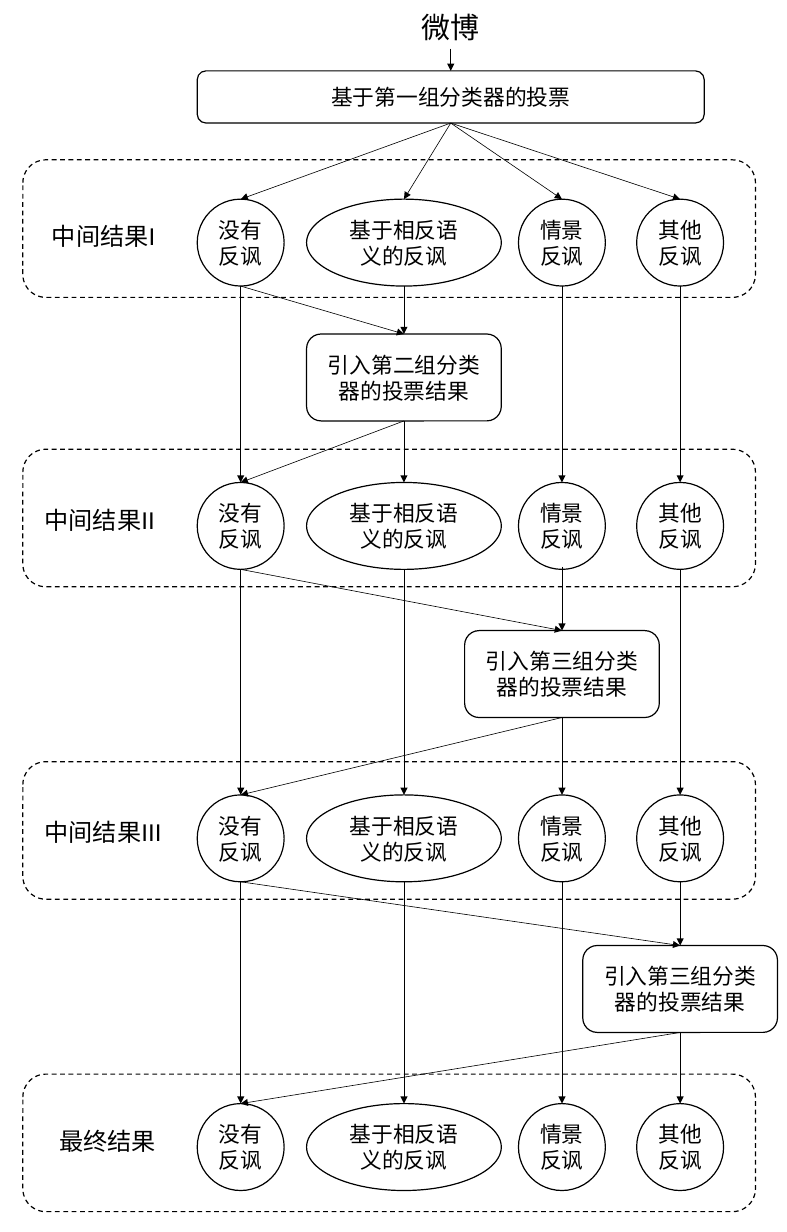
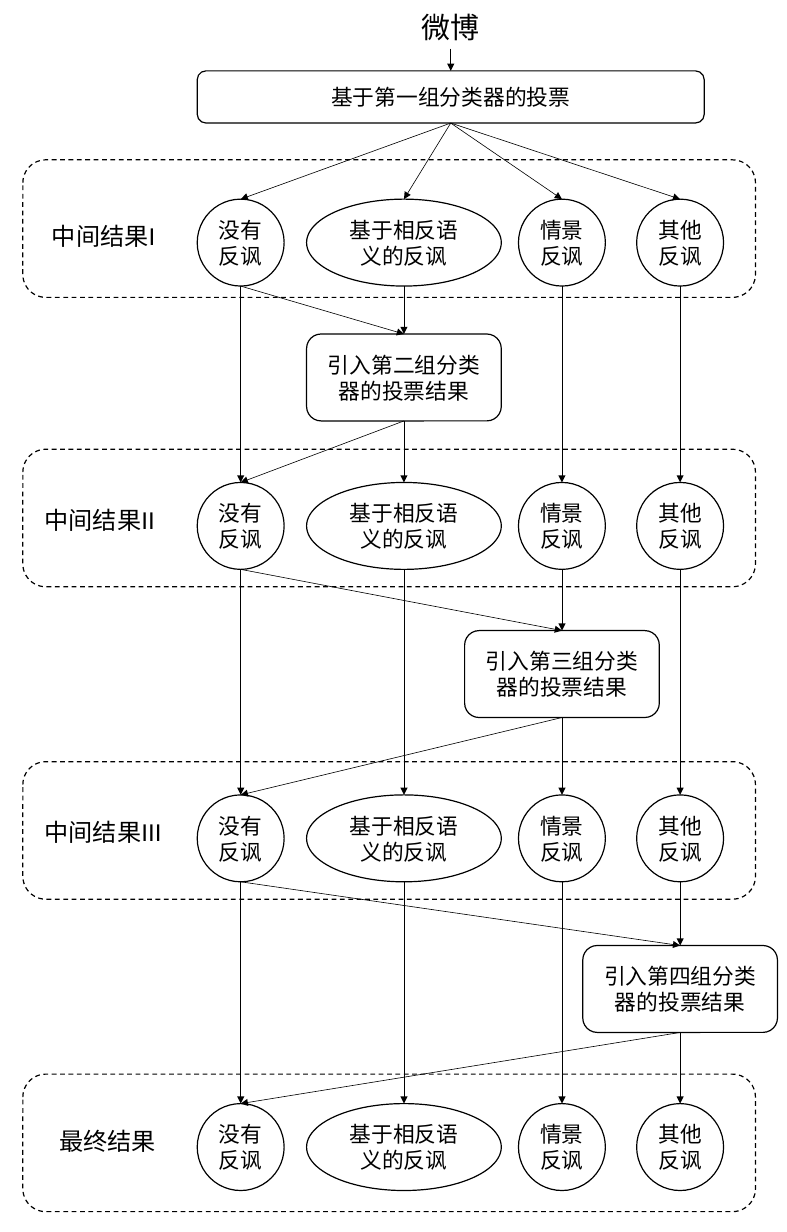
Before and after one commit to liangxh/grad2019, a slide deck: slide 1 of img/irony_det_system.pptx. Drawn at 787x1232 pixels with LibreOffice and Linux fonts; fonts in the diff are those of the drawing. Boxes give left, top, right and bottom in pixels: in the first picture for what was removed or moved away, otherwise in the second. Text is boxed around its words. In the diff, an @@ line names an element or a change of style, - is before the commit and + after.

```diff
--- a/img/irony_det_system.pptx
+++ b/img/irony_det_system.pptx
@@ text in rounded rectangle at (x1=604, y1=965, x2=756, y2=1012): text changed @@
-引入第三组分类器的投票结果
+引入第四组分类器的投票结果
```
Also in this commit, not shown: 3 other files.
